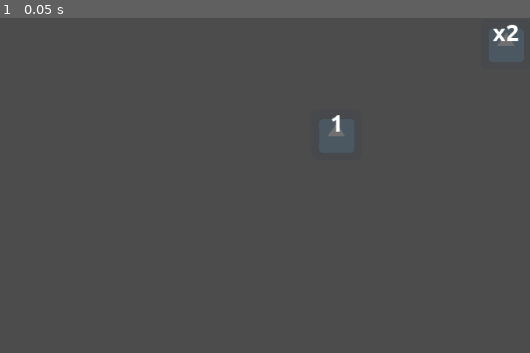
Above: before the commit, frame 1.
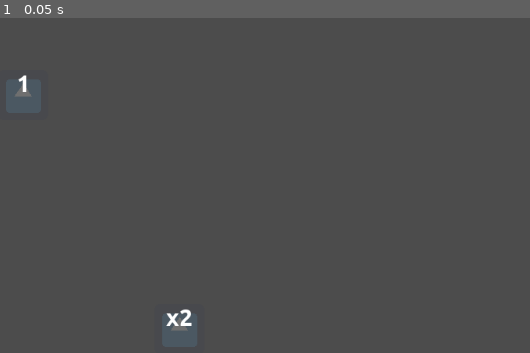
Above: after the commit, the same moment.

Repository: moisesjbc/contando-hasta-100
Game: Godot game, scene res://gameplay/main/main.tscn
The game is run twice, just before and just after one commit, with the same random seed, the same clock (stepped at 60 frames per second) and the same inputs. The engine's default icon, where the game draws it, is replaced by a stand-in: a white triangle on a blue panel in a dark square.
Inputs:
- Up to frame 1 (0.05 s): no input

The runs differ from the first frame. In frame 1, 0.6% of the frame differs, in the area x 2-98%, y 2-94%.

Commit message:
Apply operation ball to numeric ball

Diff:
--- a/godot-project/gameplay/balls/numeric_ball/numeric_ball.gd
+++ b/godot-project/gameplay/balls/numeric_ball/numeric_ball.gd
@@ -1,8 +1,26 @@
 extends Area2D
 
 
+signal numeric_ball_selected
+
 var number = 1
 
+func _ready():
+	set_number(1)
 
-func _ready():
+
+func set_number(new_number: int):
+	number = new_number
 	$label.bbcode_text = "[center]" + str(number) + "[/center]"
+
+
+func _on_numeric_ball_input_event(viewport, event, shape_idx):
+	if (event is InputEventMouseButton && event.pressed):
+		emit_signal("numeric_ball_selected", self)
+
+
+func evaluate(expression_str: String):
+	var expression = Expression.new()
+	expression.parse(expression_str, ["x"])
+	var result = expression.execute([number])
+	set_number(result)
--- a/godot-project/gameplay/balls/numeric_ball/numeric_ball.tscn
+++ b/godot-project/gameplay/balls/numeric_ball/numeric_ball.tscn
@@ -27,5 +27,8 @@
 margin_top = -32.0
 margin_right = 32.0
 margin_bottom = 8.0
+mouse_filter = 2
 custom_fonts/normal_font = SubResource( 2 )
 bbcode_enabled = true
+
+[connection signal="input_event" from="." to="." method="_on_numeric_ball_input_event"]
--- a/godot-project/gameplay/balls/operation_ball/operation_ball.gd
+++ b/godot-project/gameplay/balls/operation_ball/operation_ball.gd
@@ -1,4 +1,7 @@
 extends Area2D
+
+
+signal operation_ball_selected
 
 
 var expression_label = "x2"
@@ -8,3 +11,8 @@
 
 func _ready():
 	$label.bbcode_text = "[center]" + expression_label + "[/center]"
+
+
+func _on_operation_ball_input_event(viewport, event, shape_idx):
+	if (event is InputEventMouseButton && event.pressed):
+		emit_signal("operation_ball_selected", self)
--- a/godot-project/gameplay/balls/operation_ball/operation_ball.tscn
+++ b/godot-project/gameplay/balls/operation_ball/operation_ball.tscn
@@ -27,5 +27,8 @@
 margin_top = -32.0
 margin_right = 32.0
 margin_bottom = 8.0
+mouse_filter = 2
 custom_fonts/normal_font = SubResource( 2 )
 bbcode_enabled = true
+
+[connection signal="input_event" from="." to="." method="_on_operation_ball_input_event"]
--- /dev/null
+++ b/godot-project/gameplay/balls_manager/balls_manager.gd
@@ -0,0 +1,29 @@
+extends Node
+
+var numeric_ball_scene = preload("res://gameplay/balls/numeric_ball/numeric_ball.tscn")
+var operation_ball_scene = preload("res://gameplay/balls/operation_ball/operation_ball.tscn")
+
+var selected_operation_ball = null
+
+func _ready():
+	var numeric_ball = numeric_ball_scene.instance()
+	numeric_ball.global_position = Vector2(100, 200)
+	$balls.add_child(numeric_ball)
+	numeric_ball.connect("numeric_ball_selected", self, "_on_numeric_ball_selected")
+
+	var operation_ball = operation_ball_scene.instance()
+	operation_ball.global_position = Vector2(300, 500)
+	$balls.add_child(operation_ball)
+	operation_ball.connect("operation_ball_selected", self, "_on_operation_ball_selected")
+
+
+func _on_numeric_ball_selected(selected_ball):
+	print("_on_numeric_ball_selected ", selected_ball)
+	if selected_operation_ball:
+		selected_ball.evaluate(selected_operation_ball.expression_str)
+		selected_operation_ball.queue_free()
+		selected_operation_ball = null
+
+func _on_operation_ball_selected(ball):
+	selected_operation_ball = ball
+	print("_on_operation_ball_selected ", ball)
--- /dev/null
+++ b/godot-project/gameplay/balls_manager/balls_manager.tscn
@@ -0,0 +1,8 @@
+[gd_scene load_steps=2 format=2]
+
+[ext_resource path="res://gameplay/balls_manager/balls_manager.gd" type="Script" id=3]
+
+[node name="balls_manager" type="Node"]
+script = ExtResource( 3 )
+
+[node name="balls" type="Node" parent="."]
--- a/godot-project/gameplay/main/main.tscn
+++ b/godot-project/gameplay/main/main.tscn
@@ -1,12 +1,7 @@
-[gd_scene load_steps=3 format=2]
+[gd_scene load_steps=2 format=2]
 
-[ext_resource path="res://gameplay/balls/numeric_ball/numeric_ball.tscn" type="PackedScene" id=1]
-[ext_resource path="res://gameplay/balls/operation_ball/operation_ball.tscn" type="PackedScene" id=2]
+[ext_resource path="res://gameplay/balls_manager/balls_manager.tscn" type="PackedScene" id=1]
 
 [node name="main" type="Node2D"]
 
-[node name="numeric_ball" parent="." instance=ExtResource( 1 )]
-position = Vector2( 501, 251 )
-
-[node name="operation_ball" parent="." instance=ExtResource( 2 )]
-position = Vector2( 718, 135 )
+[node name="balls_manager" parent="." instance=ExtResource( 1 )]
